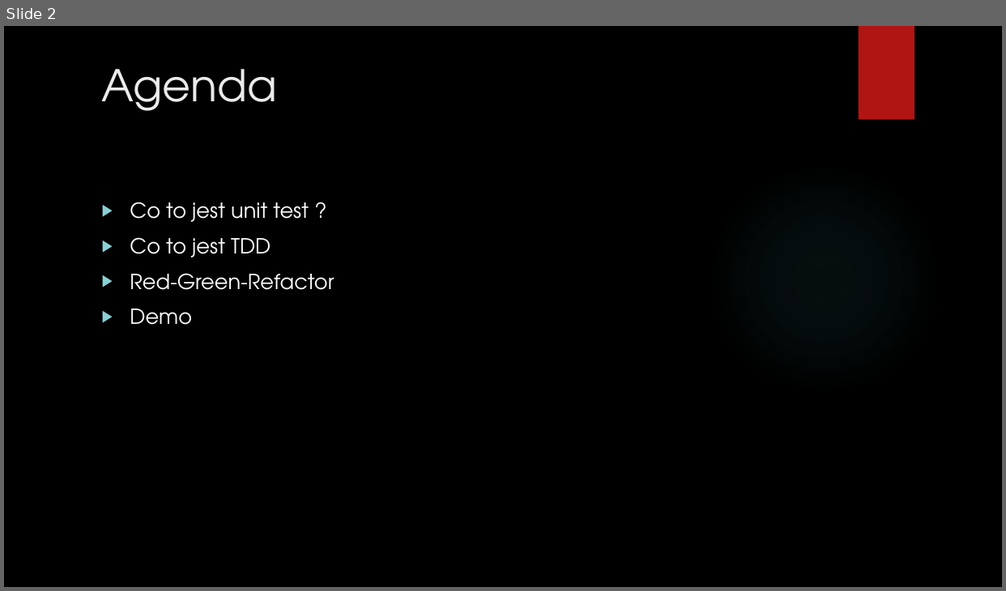
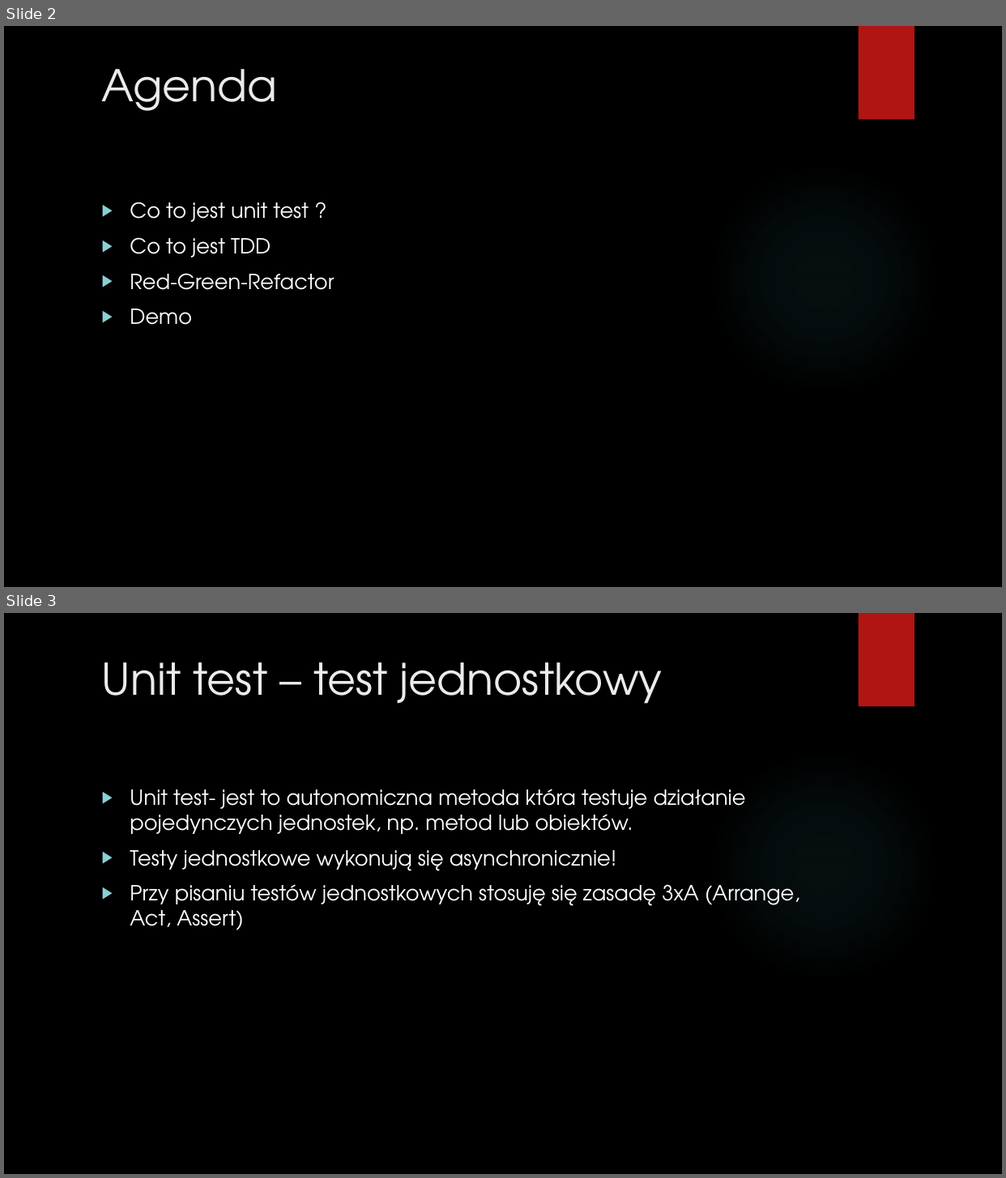
Before and after one commit to pawelsawicz/Presentations, a slide deck: TDD/slides.pptx. Shown one above the other, each under a label of ours: slide 2 before the commit, slides 2 and 3 after it. The pictures are 1006x591 and 1006x1178 pixels, drawn with LibreOffice and Linux fonts; fonts in the diff are those of the drawing; background and template pictures are left out. Boxes give left, top, right and bottom in pixels: in the first picture for what was removed or moved away, otherwise in the second. Text is boxed around its words. In the diff, an @@ line names an element or a change of style, - is before the commit and + after.

```diff
--- a/TDD/slides.pptx
+++ b/TDD/slides.pptx
@@ slide 3 added at (4, 613, 1002, 1174), background picture (left out); not listed: 2 template elements that a slide beside it also shows @@
@@ title added at (102, 662, 663, 704), 42 pt, text #EBEBEB @@
+Unit test – test jednostkowy
@@ text added at (130, 789, 800, 931), 20 pt, text #FFFFFF @@
+▶ Unit test- jest to autonomiczna metoda która testuje działanie pojedynczych jednostek, np. metod lub obiektów.
+▶ Testy jednostkowe wykonują się asynchronicznie!
+▶ Przy pisaniu testów jednostkowych stosuję się zasadę 3xA (Arrange, Act, Assert)
```
Also in this commit, not shown: 1 slide changed, 5 other slides added.
